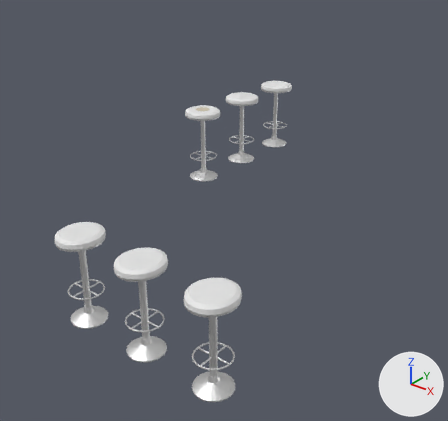
The Blender file art/blender/shop_seating.blend: old version first, new version second.
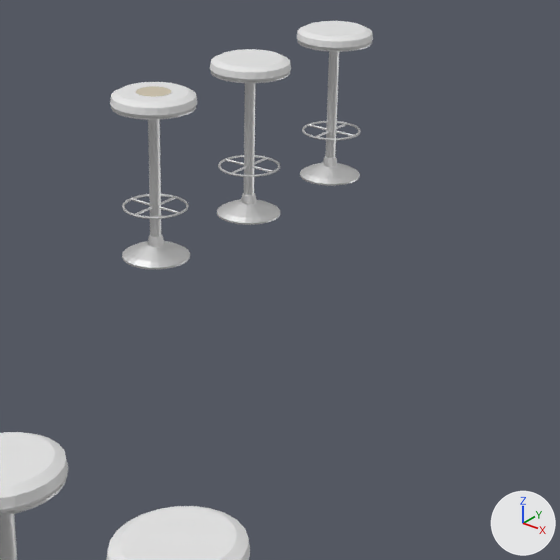
There are two pictures of each version: one from a camera (50 mm lens) standing at (22.78, -48.1, 2.84) and looking at (18.41, -42.63, -0.54), one close up on the part from 31% to 82% of the width and 17% to 71% of the height. The lights are fixed; the arrows at lower right show +X, +Y and +Z. The first two pictures are the older version.

In view in the first close-up: 'storm_shop_luncheonette_stool2__chrome', 'storm_shop_luncheonette_stool2__vinyl_oxblood', 'storm_shop_luncheonette_stool4__chrome', 'storm_shop_luncheonette_stool4__vinyl_oxblood', 'storm_shop_luncheonette_stool6__chrome', 'storm_shop_luncheonette_stool6__vinyl_oxblood', 'storm_shop_otis___son_stool1__chrome', 'storm_shop_otis___son_stool1__vinyl_oxblood', 'storm_shop_otis___son_stool2__vinyl_oxblood' and 1 more.
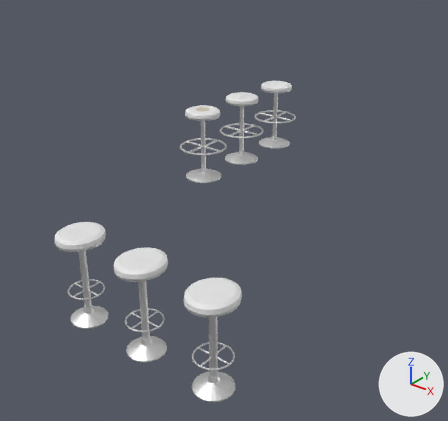
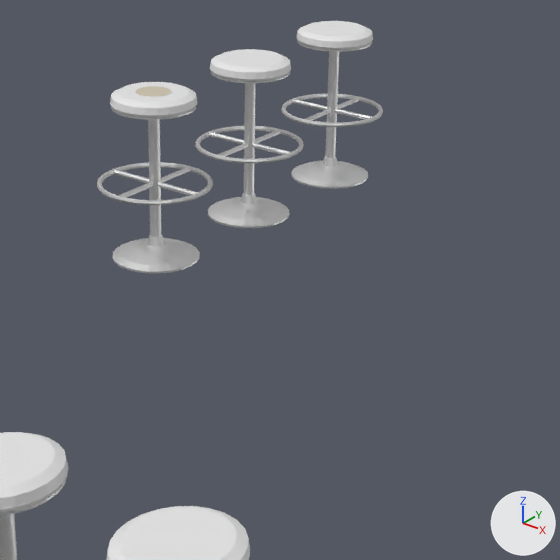
Location of each change, [x1, y1, x2, y2] in pixels of the close-ups (560 x 560 px; the box of a moved part takes in the faces that stretch with it):
'storm_shop_luncheonette_stool2__chrome', reshaped (36% wider): before [111, 106, 196, 269]; after [97, 106, 213, 273]
'storm_shop_luncheonette_stool4__chrome', reshaped (38% wider): before [211, 72, 290, 225]; after [195, 72, 304, 228]
'storm_shop_luncheonette_stool6__chrome', reshaped (36% wider): before [297, 39, 372, 186]; after [281, 39, 383, 189]
part 1 of me_storm_shop_luncheonette_stool2__chrome, moved or reshaped: before [122, 194, 189, 219]; after [97, 162, 213, 205]
part 2 of me_storm_shop_luncheonette_stool2__chrome, moved or reshaped: before [122, 241, 190, 269]; after [112, 238, 200, 273]
part 3 of me_storm_shop_luncheonette_stool4__chrome, moved or reshaped: before [218, 155, 280, 177]; after [195, 126, 304, 163]
part 4 of me_storm_shop_luncheonette_stool4__chrome, moved or reshaped: before [217, 199, 280, 225]; after [208, 197, 289, 228]
part 5 of me_storm_shop_luncheonette_stool6__chrome, moved or reshaped: before [302, 121, 361, 140]; after [281, 94, 383, 127]
part 6 of me_storm_shop_luncheonette_stool6__chrome, moved or reshaped: before [300, 162, 360, 186]; after [291, 161, 368, 189]

Diff of the bpy script that builds the scene:
```diff
--- a/art/blender/shop_seating.blend.py
+++ b/art/blender/shop_seating.blend.py
@@ me_storm_shop_luncheonette_stool2__chrome @@
 # used by ob_storm_shop_luncheonette_stool2__chrome; location = (18.36, -42.949, 0.01)
-me_storm_shop_luncheonette_stool2__chrome.from_pydata(...)  # 648 vertices, 1268 faces; spans x -0.196..0.196, y -0.196..0.196, z 0.0..0.748
+me_storm_shop_luncheonette_stool2__chrome.from_pydata(...)  # 648 vertices, 1268 faces; spans x -0.272..0.272, y -0.272..0.272, z 0.0..0.748
+# me_storm_shop_luncheonette_stool2__chrome part 1: 348 vertices moved from x -0.157..0.157, y -0.155..0.155, z 0.249..0.261 to x -0.272..0.272, y -0.268..0.268, z 0.358..0.382; 36 vertices removed from x -0.144..0.144, y -0.157..0.157, z 0.251..0.259; 36 vertices added at x -0.247..0.247, y -0.272..0.272, z 0.362..0.378
+# me_storm_shop_luncheonette_stool2__chrome part 2: 71 vertices moved from x -0.163..0.163, y -0.163..0.163, z 0.0..0.026 to x -0.21..0.21, y -0.21..0.21, z 0.0..0.026; 1 vertex removed from x 0.082, y -0.141, z 0.0; 1 vertex added at x 0.105, y -0.182, z 0.0
 me_storm_shop_luncheonette_stool2__chrome.materials.append(mat_chrome)
@@ me_storm_shop_luncheonette_stool4__chrome @@
 # used by ob_storm_shop_luncheonette_stool4__chrome; location = (18.36, -42.217, 0.01)
-me_storm_shop_luncheonette_stool4__chrome.from_pydata(...)  # 648 vertices, 1268 faces; spans x -0.196..0.196, y -0.196..0.196, z 0.0..0.748
+me_storm_shop_luncheonette_stool4__chrome.from_pydata(...)  # 648 vertices, 1268 faces; spans x -0.272..0.272, y -0.272..0.272, z 0.0..0.748
+# me_storm_shop_luncheonette_stool4__chrome part 3: 348 vertices moved from x -0.157..0.157, y -0.155..0.155, z 0.249..0.261 to x -0.272..0.272, y -0.268..0.268, z 0.358..0.382; 36 vertices removed from x -0.144..0.144, y -0.157..0.157, z 0.251..0.259; 36 vertices added at x -0.247..0.247, y -0.272..0.272, z 0.362..0.378
+# me_storm_shop_luncheonette_stool4__chrome part 4: 71 vertices moved from x -0.163..0.163, y -0.163..0.163, z 0.0..0.026 to x -0.21..0.21, y -0.21..0.21, z 0.0..0.026; 1 vertex removed from x 0.082, y 0.141, z 0.0; 1 vertex added at x 0.105, y 0.182, z 0.0
 me_storm_shop_luncheonette_stool4__chrome.materials.append(mat_chrome)
@@ me_storm_shop_luncheonette_stool6__chrome @@
 # used by ob_storm_shop_luncheonette_stool6__chrome; location = (18.36, -41.486, 0.01)
-me_storm_shop_luncheonette_stool6__chrome.from_pydata(...)  # 648 vertices, 1268 faces; spans x -0.196..0.196, y -0.196..0.196, z 0.0..0.748
+me_storm_shop_luncheonette_stool6__chrome.from_pydata(...)  # 648 vertices, 1268 faces; spans x -0.272..0.272, y -0.272..0.272, z 0.0..0.748
+# me_storm_shop_luncheonette_stool6__chrome part 5: 348 vertices moved from x -0.157..0.157, y -0.155..0.155, z 0.249..0.261 to x -0.272..0.272, y -0.268..0.268, z 0.358..0.382; 36 vertices removed from x -0.144..0.144, y -0.157..0.157, z 0.251..0.259; 36 vertices added at x -0.247..0.247, y -0.272..0.272, z 0.362..0.378
+# me_storm_shop_luncheonette_stool6__chrome part 6: 69 vertices moved from x -0.163..0.163, y -0.163..0.163, z 0.0..0.026 to x -0.21..0.21, y -0.21..0.21, z 0.0..0.026; 3 vertices removed from x 0.035..0.042, y -0.158..0.158, z 0.009..0.026; 3 vertices added at x 0.086..0.182, y -0.182..0.105, z 0.009..0.026
 me_storm_shop_luncheonette_stool6__chrome.materials.append(mat_chrome)
```
